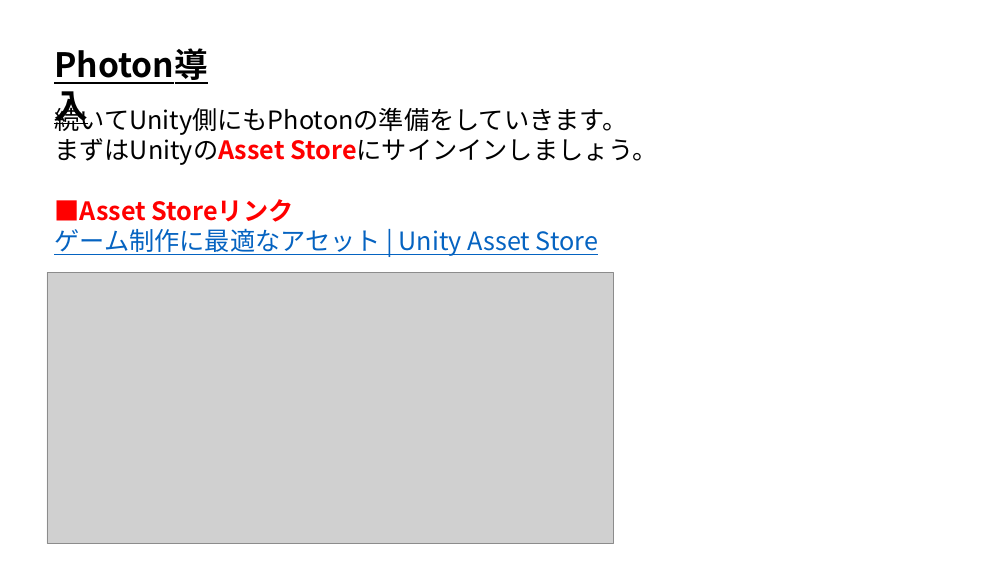
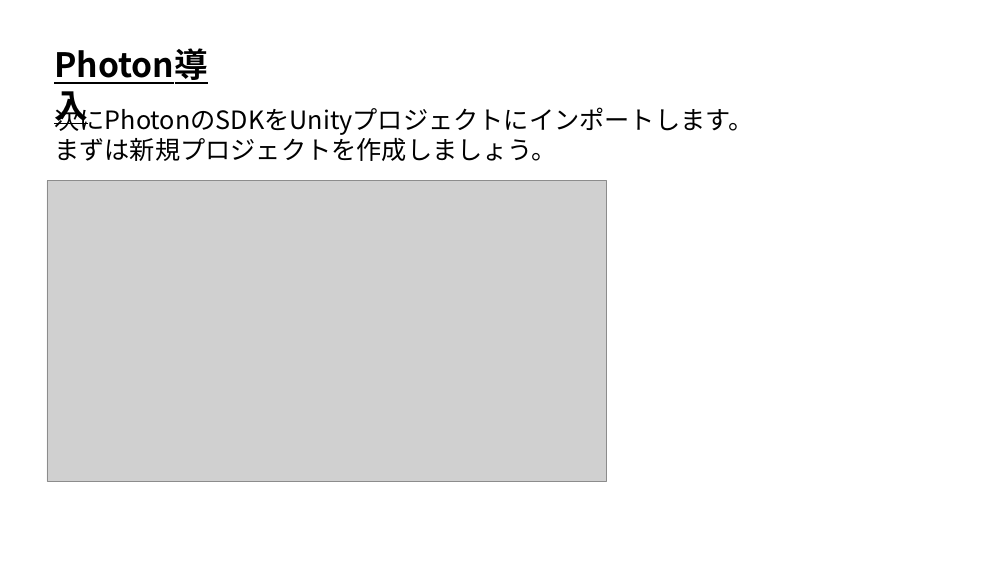
Before and after one commit to ArakiYusuke-Ohara/Textbook, a slide deck: slide 6 of ゲーム科3年/00_前期/オンラインゲームプログラミングⅡ/01_Photon導入.pptx (slide 7 before the commit). Drawn at 1008x567 pixels with LibreOffice and Linux fonts; fonts in the diff are those of the drawing; grey boxes stand for pictures. Boxes give left, top, right and bottom in pixels: in the first picture for what was removed or moved away, otherwise in the second. Text is boxed around its words. In the diff, an @@ line names an element or a change of style, - is before the commit and + after.

Commit message:
Photonのスライド一新

```diff
--- a/ゲーム科3年/00_前期/オンラインゲームプログラミングⅡ/01_Photon導入.pptx
+++ b/ゲーム科3年/00_前期/オンラインゲームプログラミングⅡ/01_Photon導入.pptx
@@ text at box(54, 103, 753, 161): text changed @@
-続いてUnity側にもPhotonの準備をしていきます。
-まずはUnityのAsset Storeにサインインしましょう。
-■Asset Storeリンク
-ゲーム制作に最適なアセット | Unity Asset Store
+次にPhotonのSDKをUnityプロジェクトにインポートします。
+まずは新規プロジェクトを作成しましょう。
@@ picture: place and size @@
-picture at box(47, 272, 613, 544)
+picture at box(47, 181, 606, 482)
```
Also in this commit, not shown: 4 other slides changed, 4 slides added, 3 slides removed, 8 other files.
